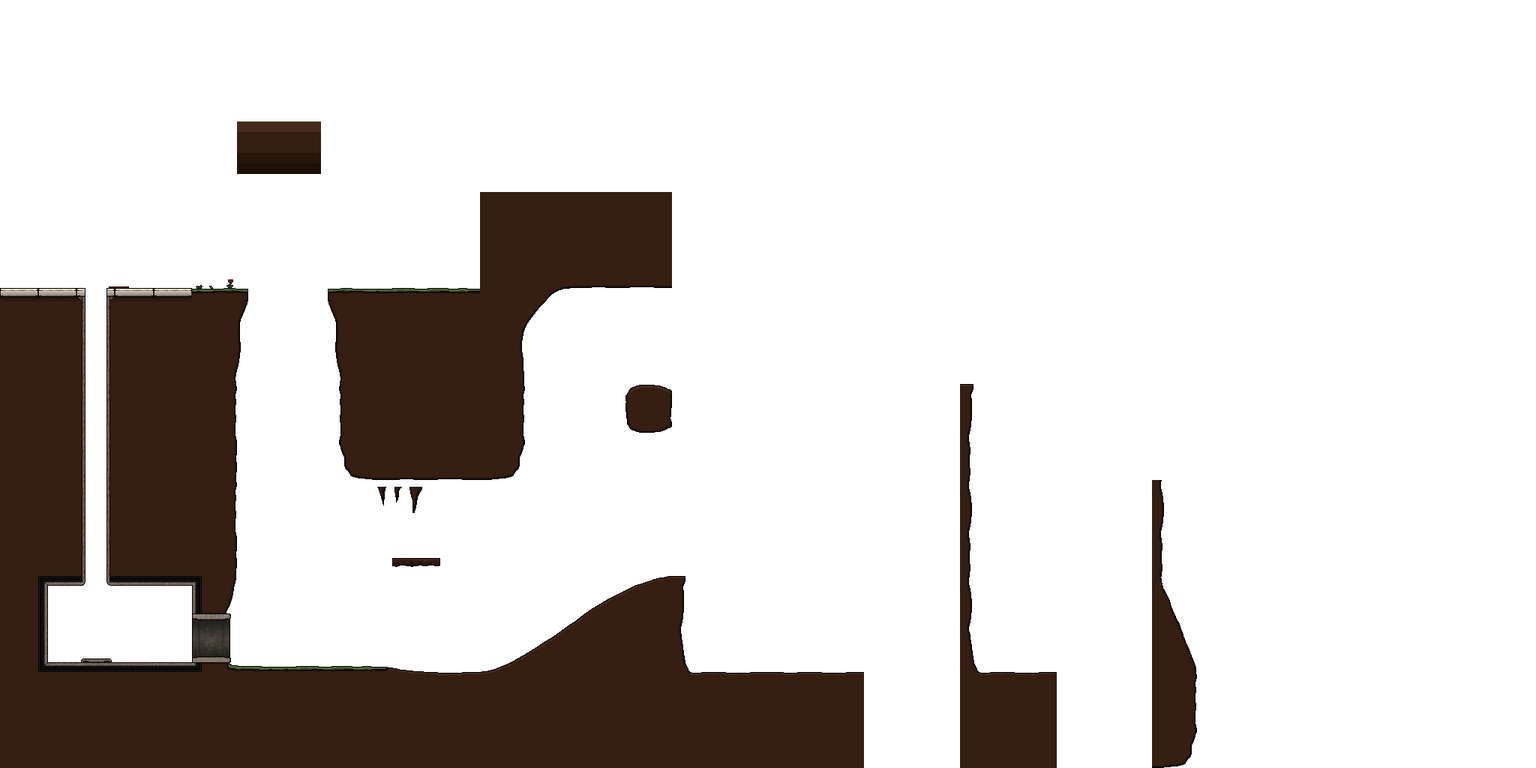
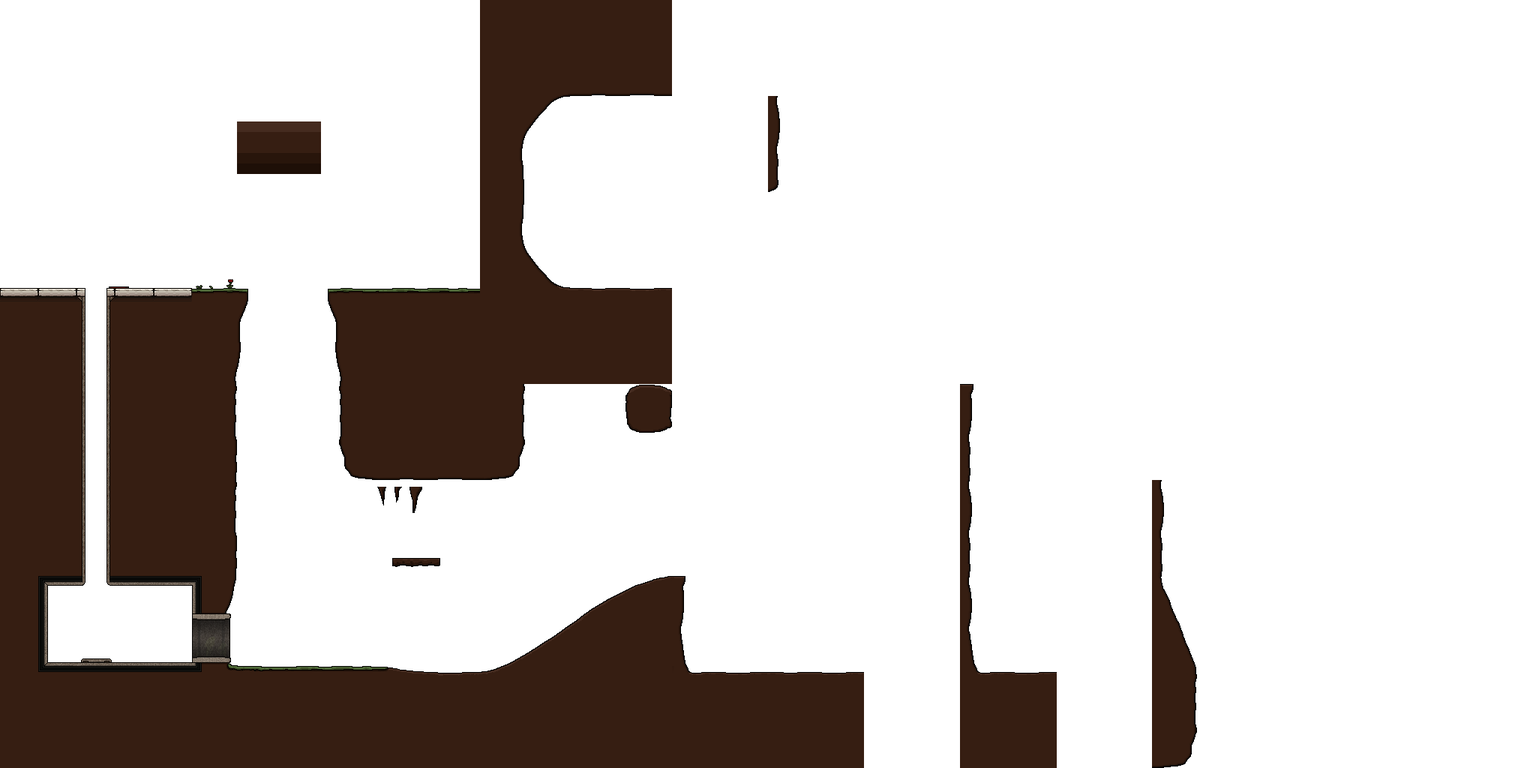
Layers edited between the first and the second w=1536, h=768 image:
painted on "Layer 8" over [479, 0, 963, 669]
removed layer "Stuff" over [518, 191, 963, 669]
